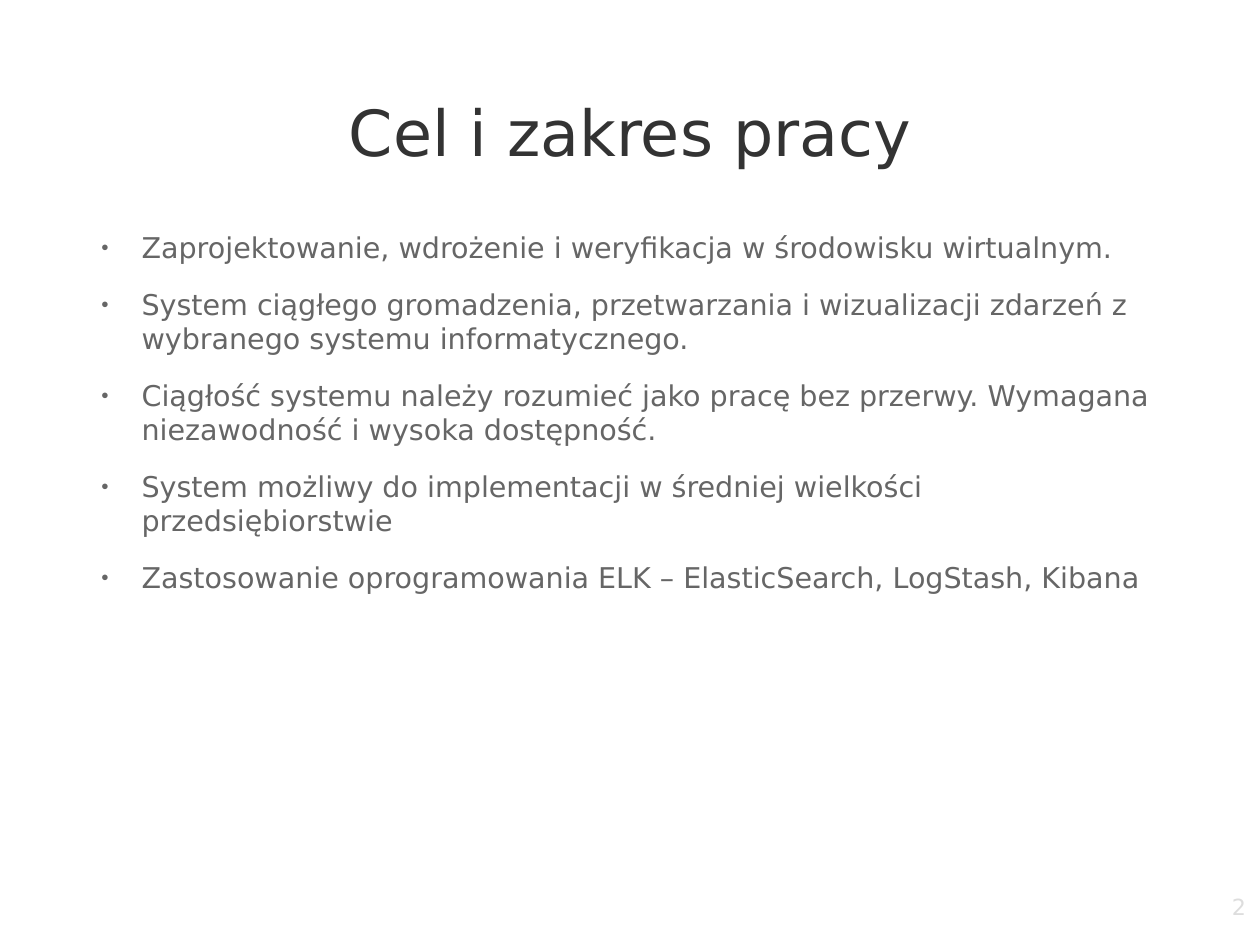
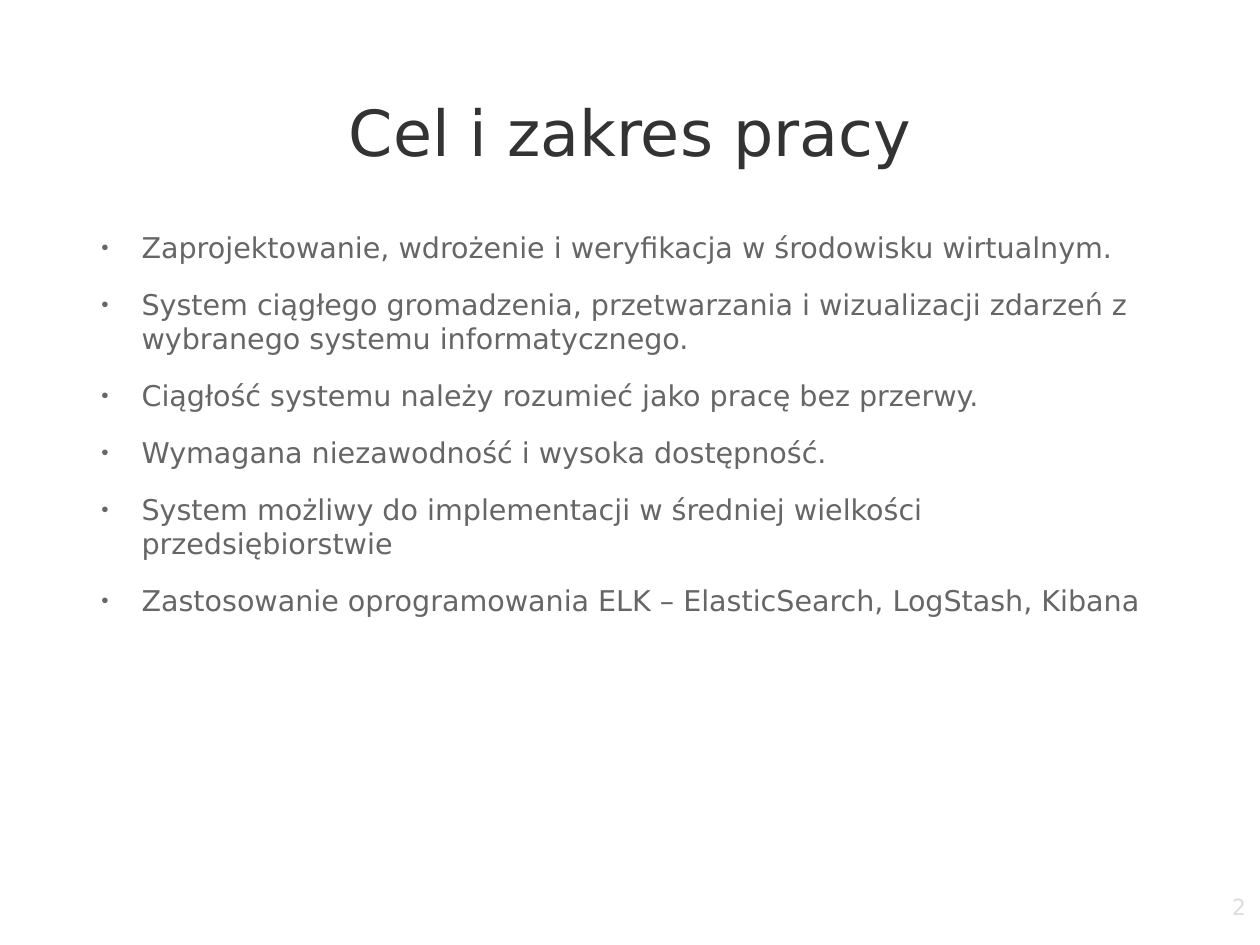
Before and after one commit to szymow/ELK, a slide deck: slide 2 of praca-magisterska.odp. Drawn at 1260x945 pixels with LibreOffice and Linux fonts; fonts in the diff are those of the drawing; background and template pictures are left out. Boxes give left, top, right and bottom in pixels: in the first picture for what was removed or moved away, otherwise in the second. Text is boxed around its words. In the diff, an @@ line names an element or a change of style, - is before the commit and + after.

```diff
--- a/praca-magisterska.odp
+++ b/praca-magisterska.odp
@@ text at <box>142,383,978,469</box>: text changed @@
-● Ciągłość systemu należy rozumieć jako pracę bez przerwy. Wymagana niezawodność i wysoka dostępność.
+● Ciągłość systemu należy rozumieć jako pracę bez przerwy.
+● Wymagana niezawodność i wysoka dostępność.
```
Also in this commit, not shown: 1 other slide changed, 1 slide added.
